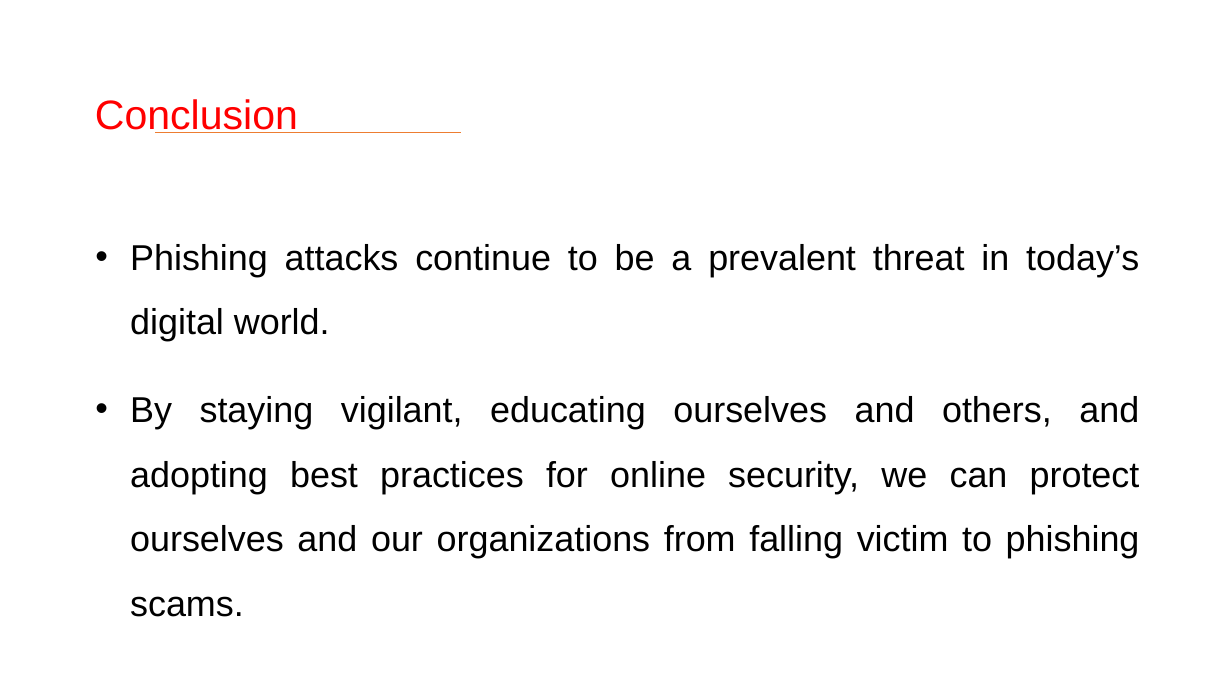
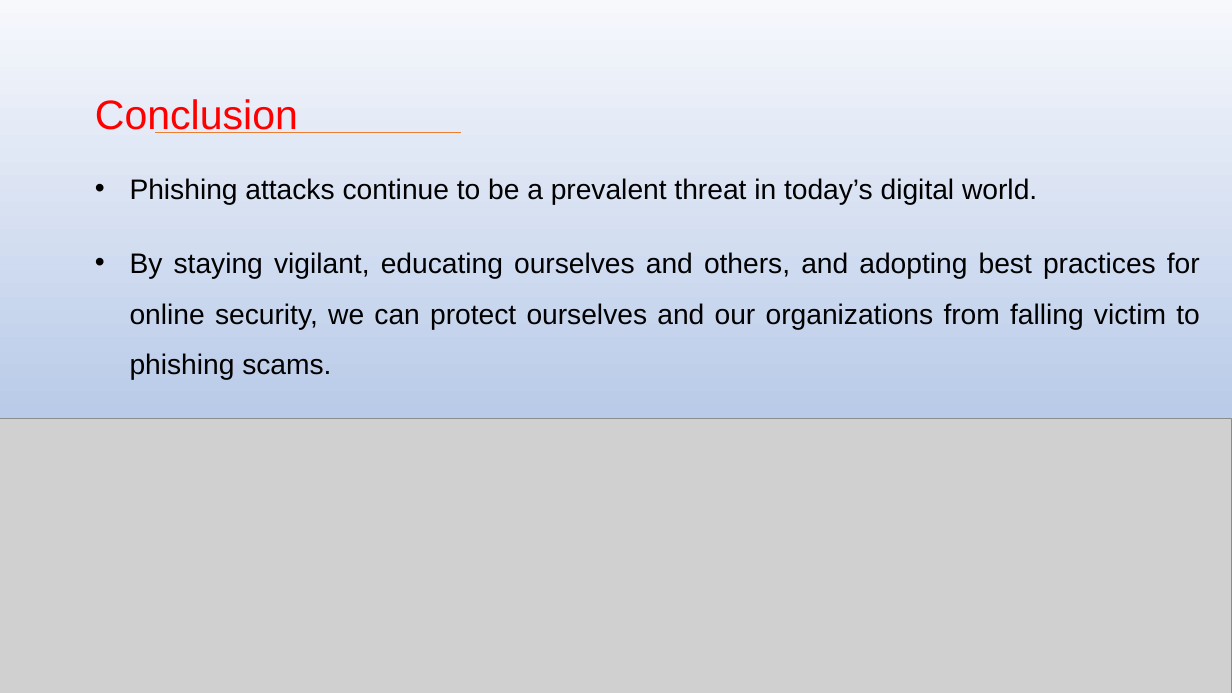
Before and after one commit to tohidbhati/CodeAlpha-Projects, a slide deck: slide 16 of CodeAlpha - Phishing Awareness/Task 1 - Phishing Awareness.pptx (slide 12 before the commit). Drawn at 1232x693 pixels with LibreOffice and Linux fonts; fonts in the diff are those of the drawing; grey boxes stand for pictures. Boxes give left, top, right and bottom in pixels: in the first picture for what was removed or moved away, otherwise in the second. Text is boxed around its words. In the diff, an @@ line names an element or a change of style, - is before the commit and + after.

```diff
--- a/CodeAlpha - Phishing Awareness/Task 1 - Phishing Awareness.pptx
+++ b/CodeAlpha - Phishing Awareness/Task 1 - Phishing Awareness.pptx
@@ background #FFFFFF to gradient #F6F8FC to #ABC0E4 to #C7D5ED @@
@@ text "Phishing attacks continue to be ...": place and size @@
-text "Phishing attacks continue to be ..." at [130,244,1140,558]
+text "Phishing attacks continue to be ..." at [130,178,1200,330]
@@ text "Phishing attacks continue to be ..." at [130,178,1200,330]: size 28 to 22 pt @@
@@ picture added at [0,419,1232,693] @@
```
Also in this commit, not shown: 11 other slides changed, 4 slides added, 1 other file.
